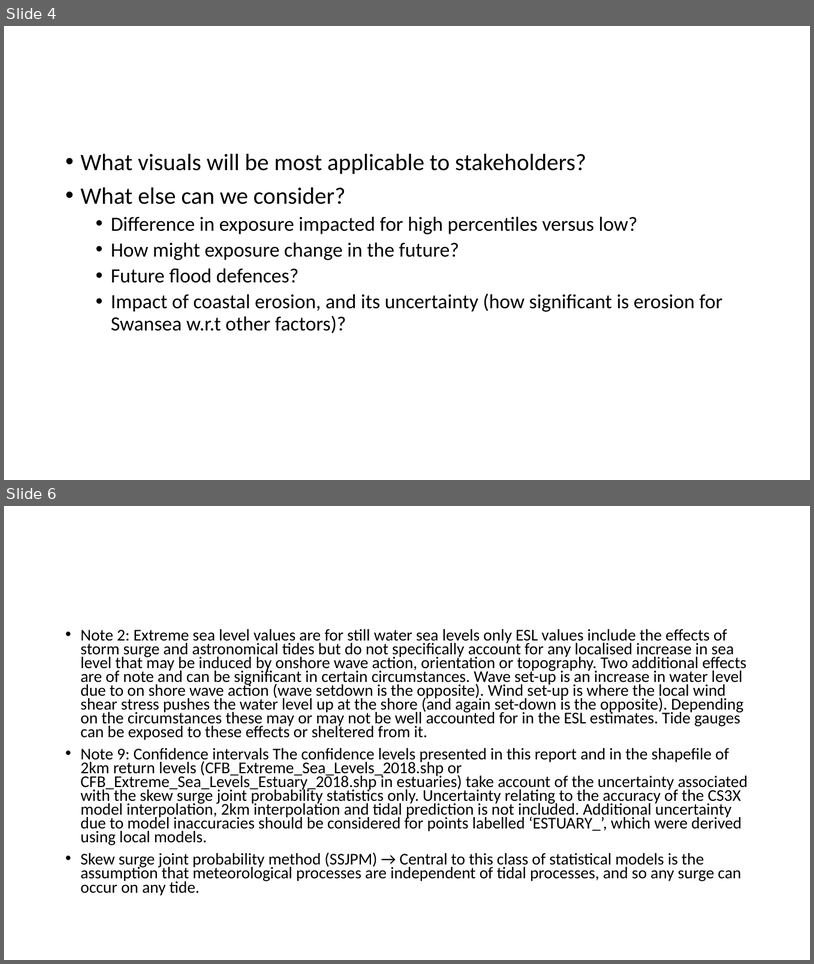
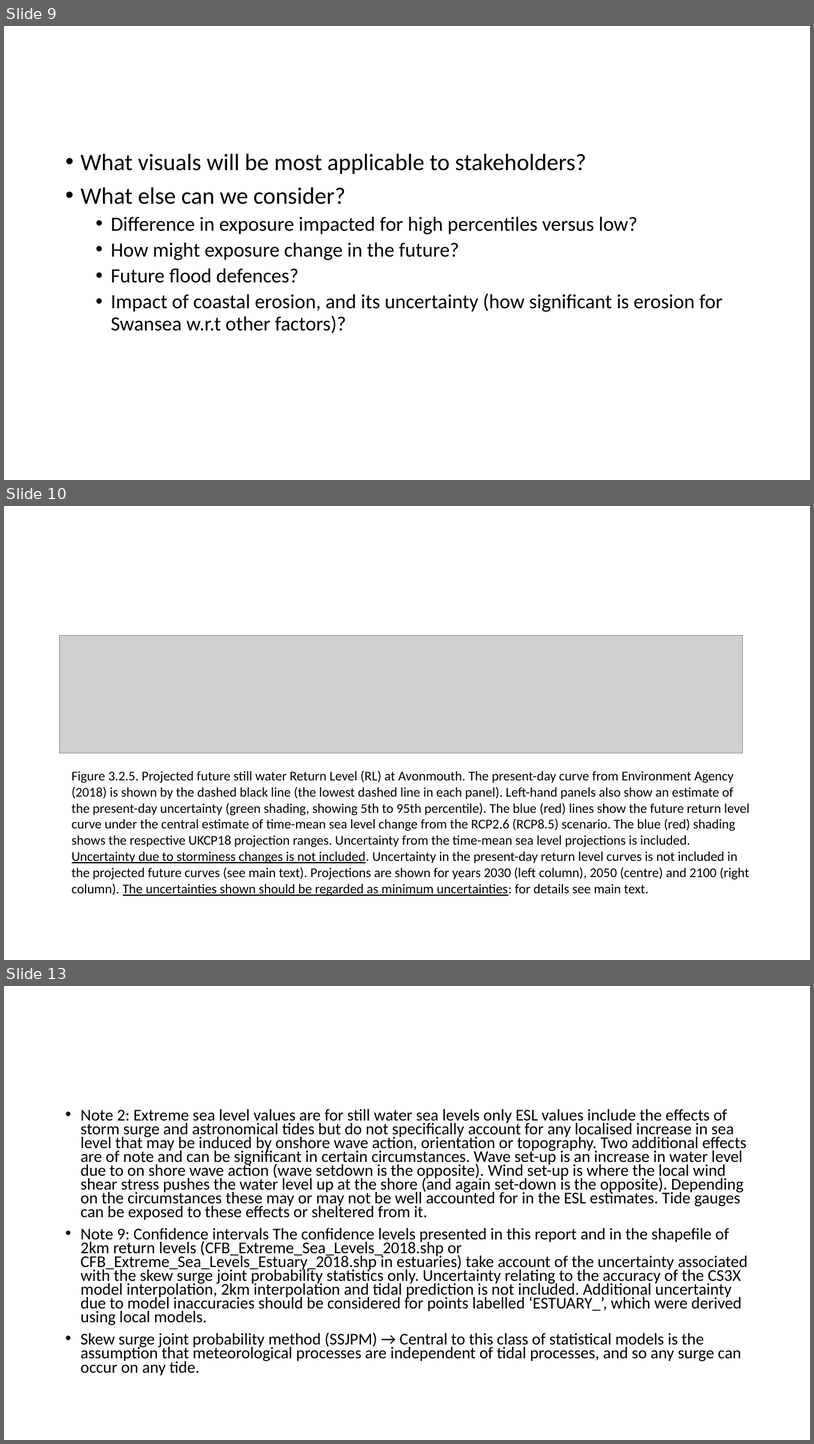
Before and after one commit to TPerkins94/UncertainSea, a slide deck: UncertainSea presentation 2021-03-17.pptx. Shown one above the other, each under a label of ours: slides 4 and 6 before the commit, slides 9, 10 and 13 after it; the slides between them are not shown. The pictures are 814x964 and 814x1444 pixels, drawn with LibreOffice and Linux fonts; fonts in the diff are those of the drawing; grey boxes stand for pictures. Boxes give left, top, right and bottom in pixels: in the first picture for what was removed or moved away, otherwise in the second. Text is boxed around its words. In the diff, an @@ line names an element or a change of style, - is before the commit and + after.

```diff
--- a/UncertainSea presentation 2021-03-17.pptx
+++ b/UncertainSea presentation 2021-03-17.pptx
@@ slide 10 added at [4,506,810,960], background #FFFFFF @@
@@ picture added at [60,636,743,753] @@
@@ text added at [72,771,750,895], 16 pt, text #000000 @@
+Figure 3.2.5. Projected future still water Return Level (RL) at Avonmouth. The present-day curve from Environment Agency (2018) is shown by the dashed black line (the lowest dashed line in each panel). Left-hand panels also show an estimate of the present-day uncertainty (green shading, showing 5th to 95th percentile). The blue (red) lines show the future return level curve under the central estimate of time-mean sea level change from the RCP2.6 (RCP8.5) scenario. The blue (red) shading shows the respective UKCP18 projection ranges. Uncertainty from the time-mean sea level projections is included. Uncertainty due to storminess changes is not included. Uncertainty in the present-day return level curves is not included in the projected future curves (see main text). Projections are shown for years 2030 (left column), 2050 (centre) and 2100 (right column). The uncertainties shown should be regarded as minimum uncertainties: for details see main text.
@@ what was slide 4 is now slide 9 @@
@@ what was slide 6 is now slide 13 @@
```
Also in this commit, not shown: 1 slide changed, 7 other slides added, 1 slide removed.
